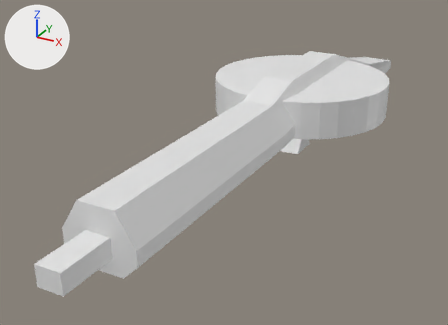
Renders of the Blender file res/meshes/tommy_gun.blend from each side of a commit.
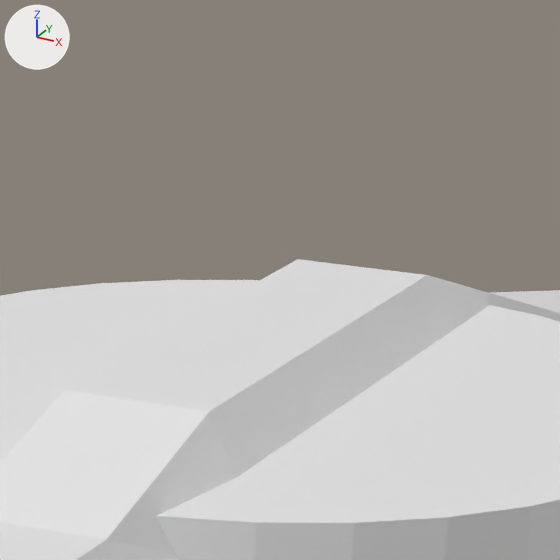
Old and new are each drawn whole from a 50 mm camera at (0.391, -0.955, 0.272) aimed at (-0.073, -0.111, -0.15) and again close up on the part from 56% to 81% of the width and 0% to 34% of the height. Arrows for +X, +Y and +Z are at upper left; the lights stay in place. The last two pictures show the newer version.
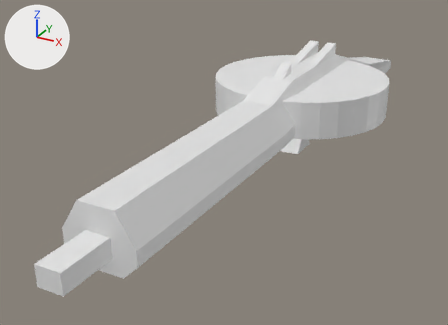
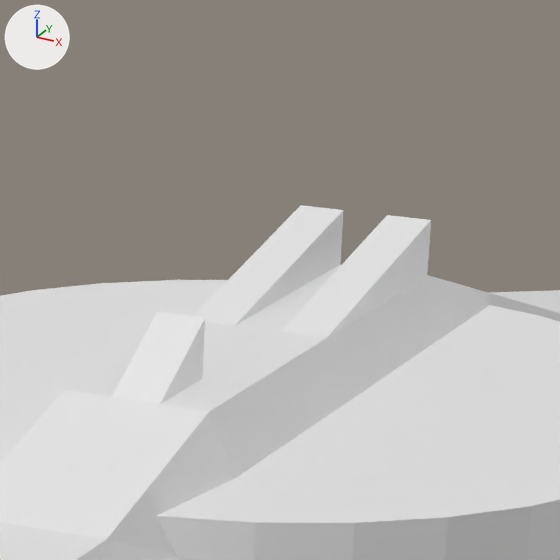
Changed parts and their boxes [x1, y1, x2, y2] in the close-ups (560 x 560 px):
'Cylinder', reshaped
    before: [0, 259, 560, 560]
    after: [0, 205, 560, 560]
part 1 of me_cylinder, built on
    before: [113, 259, 426, 404]
    after: [112, 205, 431, 404]

Edits to the bpy script that builds the scene:
```text
Add mat_material_001:
    mat_material_001 = principled_material('Material.001')
    mat_material_001.base_color = (0.8, 0.8, 0.8)  # white #e7e7e7
Change me_cylinder:
    used by ob_cylinder; location = (0.0, 0.0, 0.0)
    remove me_cylinder.from_pydata(...)  # 188 vertices, 368 faces; spans x -0.149..0.151, y -0.596..0.534, z -0.155..-0.005
    add me_cylinder.from_pydata(...)  # 200 vertices, 380 faces; spans x -0.149..0.151, y -0.596..0.534, z -0.155..0.015
    me_cylinder part 1
    6 faces are deleted
    6 vertices are added at (0.009, -0.066, -0.005), (-0.008, -0.066, -0.005), (-0.024, 0.034, -0.005), (0.026, 0.034, -0.005), (0.009, 0.034, -0.005), (-0.008, 0.034, -0.005)
    6 new vertices lie (0.0, 0.0, 0.02) away from vertices in x -0.024..0.026, y -0.033..0.134, z -0.005
    18 new faces join them, mat_material (white #e7e7e7)
    add me_cylinder.materials.append(mat_material_001)  # white #e7e7e7
```
